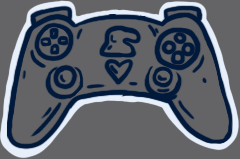
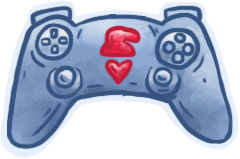
Comparing the layer stacks of the two w=240, h=159 images. Changes:
removed layer "controler" (1st of 2) over [0, 0, 240, 159]
painted on "controler" over [0, 0, 240, 159]
removed layer "controler white" over [0, 0, 240, 159]
hid "Background" over [0, 0, 240, 159]
